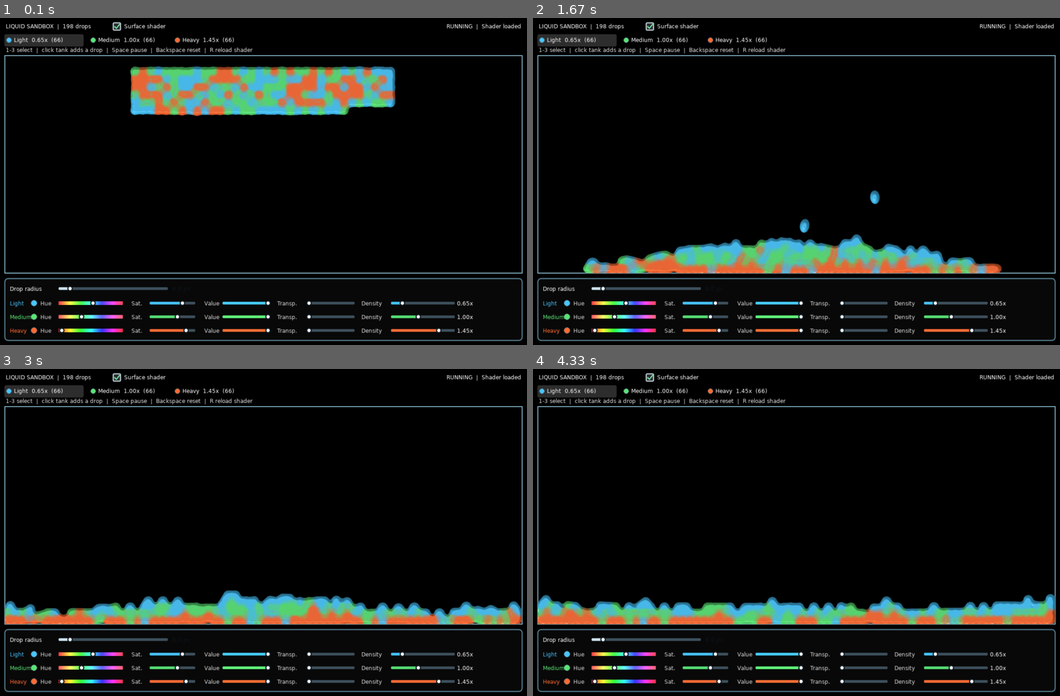
Above: before the commit, frames 1-4 (two rows, left to right).
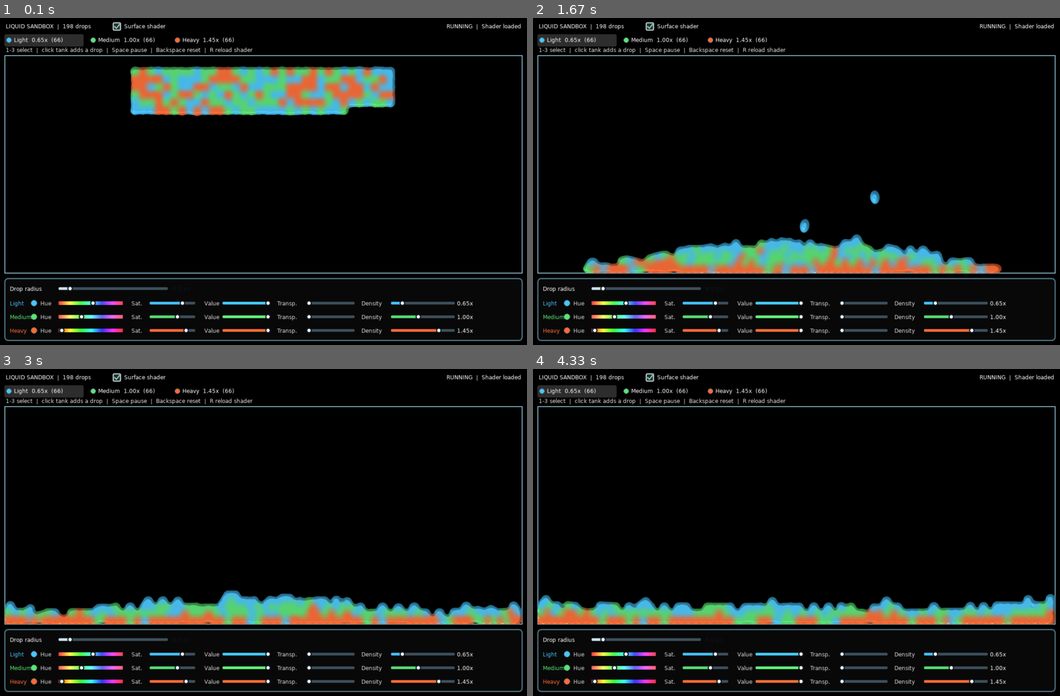
Above: after the commit, the same moments.

Repository: DaiterGG/RealisticLiquidTransfer
Game: LÖVE game, started from LovePreview/main.lua
Same seed, same stepped clock (60 frames per second), same inputs: the game is played once before the commit and once after it.
Inputs (mouse positions are in pixels of both pictures, inside the frame that each line leads up to):
- Up to frame 1 (0.1 s): no input
- Up to frame 2 (1.67 s): move the mouse to (775, 194) at 0.37 s; move the mouse to (606, 299) at 0.87 s; move the mouse to (796, 220) at 1.37 s
- Up to frame 3 (3 s): move the mouse to (342, 460) at 1.87 s; move the mouse to (79, 604) at 2.43 s; move the mouse to (411, 565) at 2.93 s
- Up to frame 4 (4.33 s): move the mouse to (791, 548) at 3.43 s; move the mouse to (986, 467) at 3.93 s

The runs differ from the first frame. In frame 1, 1.3% of the frame differs, in the area x 24-75%, y 15-30%; in frame 2, 0.4%; in frame 3, 0.6%; in frame 4, 0.6%.

Commit message:
Sharpen liquid edges by opacity contrast
Co-authored-by: Copilot <223556219+Copilot@users.noreply.github.com>

Diff:
--- a/LovePreview/main.lua
+++ b/LovePreview/main.lua
@@ -354,7 +354,7 @@
             "transitionOffset",
             { 3 / densityCanvasWidth, 3 / densityCanvasHeight }
         )
-        shader:send("colorTransitionSharpness", 2)
+        shader:send("colorTransitionSharpness", 0)
 
         love.graphics.setBlendMode("alpha", "alphamultiply")
         love.graphics.setShader(shader)
--- a/LovePreview/shader.glsl
+++ b/LovePreview/shader.glsl
@@ -70,7 +70,14 @@
         dot(centerPremultiplied - beforePremultiplied, colorSpan) / strongestContrast,
         0.0,
         1.0);
-    number sharpness = clamp(colorTransitionSharpness / 3.0, 0.0, 1.0);
+    number configuredSharpness = clamp(colorTransitionSharpness / 3.0, 0.0, 1.0);
+    number opacityContrast = abs(colorBefore.a - colorAfter.a);
+    number sharpness = max(configuredSharpness, opacityContrast);
+    if (sharpness < 0.0001)
+    {
+        return centerColor;
+    }
+
     number transitionWidth = mix(1.0, 0.08, sharpness);
     number splineBlend = smoothstep(
         0.5 - transitionWidth * 0.5,
@@ -89,10 +96,7 @@
     vec2 uv = clamp((screen_coords - tankOrigin) / tankSize, 0.0, 1.0);
     number density = getDensity(uv);
     vec4 sampledLiquidColor = getLiquidColor(uv);
-    if (colorTransitionSharpness > 0.0)
-    {
-        sampledLiquidColor = sharpenLiquidColorTransition(uv, sampledLiquidColor);
-    }
+    sampledLiquidColor = sharpenLiquidColorTransition(uv, sampledLiquidColor);
 
     number leftDensity = getDensity(uv - vec2(fieldTexelSize.x, 0.0));
     number rightDensity = getDensity(uv + vec2(fieldTexelSize.x, 0.0));
